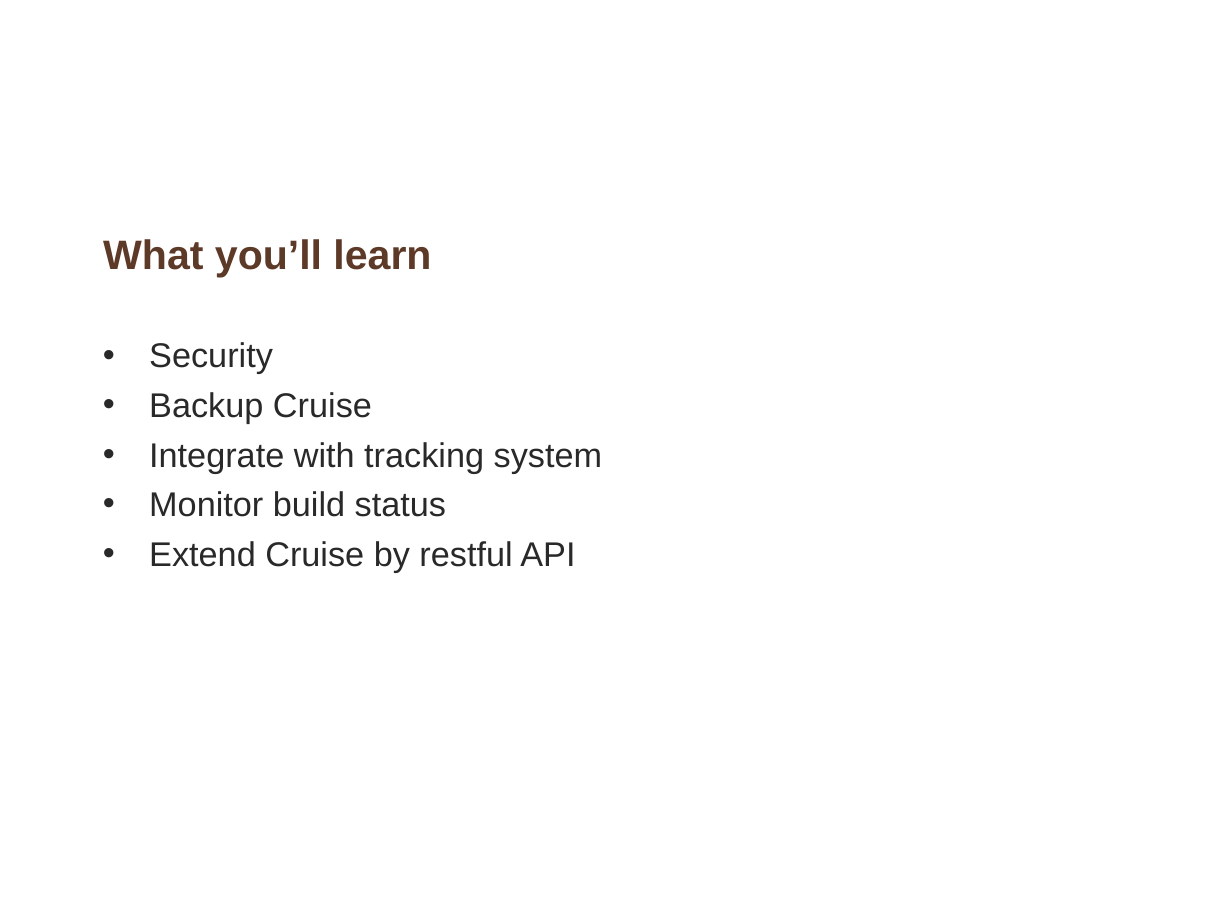
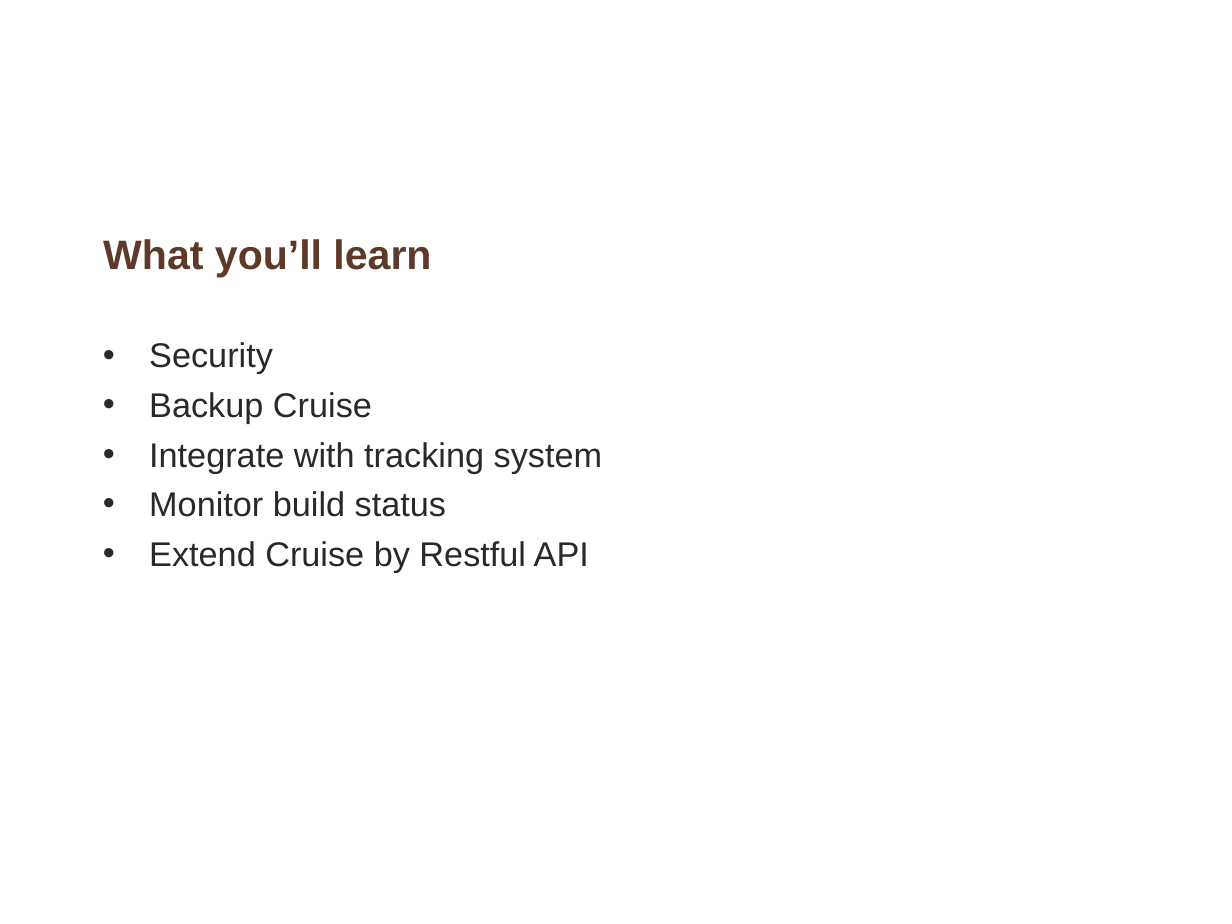
Before and after one commit to whimet/cruisetraining, a slide deck: slide 2 of 8_customize_cruise.ppt. Drawn at 1232x924 pixels with LibreOffice and Linux fonts; fonts in the diff are those of the drawing; background and template pictures are left out. Boxes give left, top, right and bottom in pixels: in the first picture for what was removed or moved away, otherwise in the second. Text is boxed around its words. In the diff, an @@ line names an element or a change of style, - is before the commit and + after.

```diff
--- a/8_customize_cruise.ppt
+++ b/8_customize_cruise.ppt
@@ text at [149,541,589,572]: text changed @@
-• Extend Cruise by restful API
+• Extend Cruise by Restful API
```
Also in this commit, not shown: 1 other slide changed, 7 other files.
